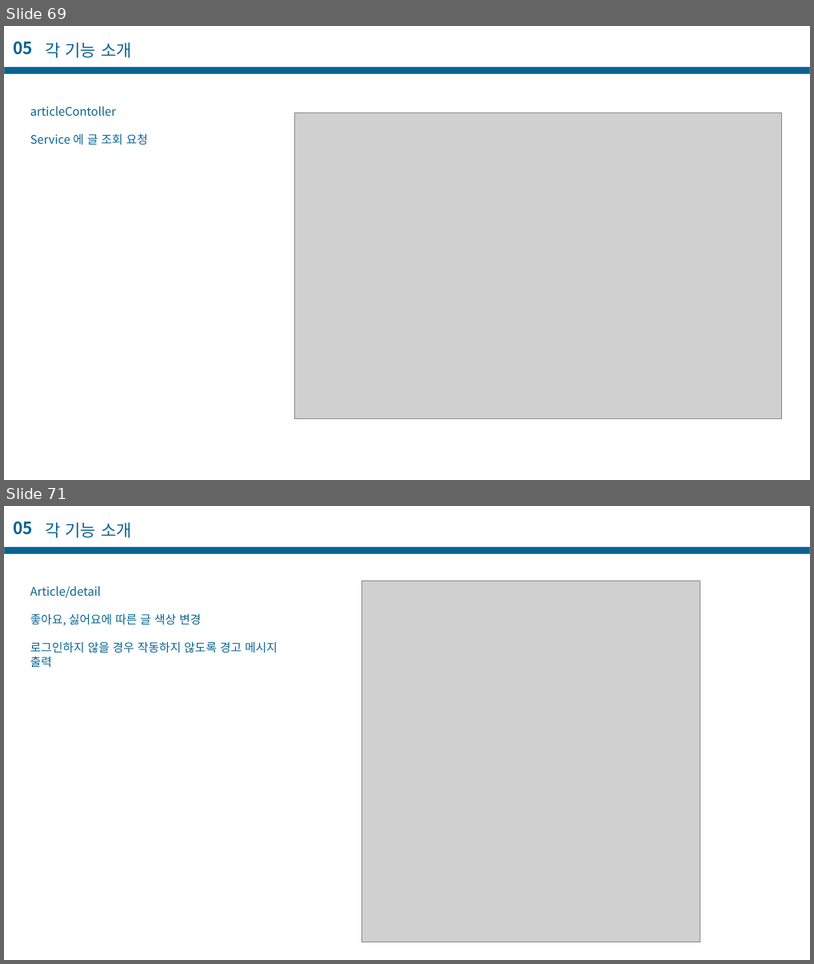
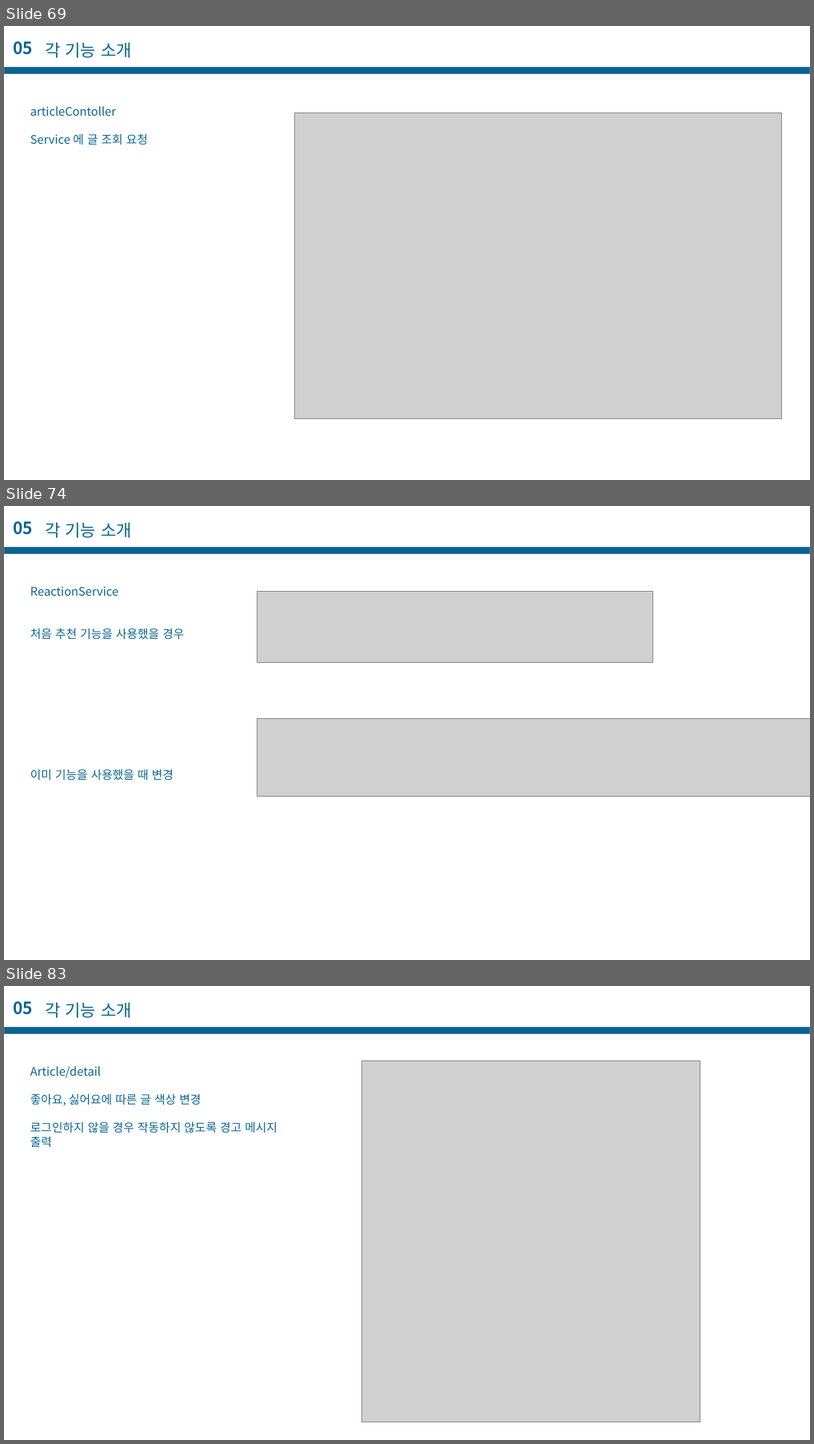
Before and after one commit to casatoo/EducationManager, a slide deck: 프로젝트 기술서.pptx. Shown one above the other, each under a label of ours: slides 69 and 71 before the commit, slides 69, 74 and 83 after it; the slides between them are not shown. The pictures are 814x964 and 814x1444 pixels, drawn with LibreOffice and Linux fonts; fonts in the diff are those of the drawing; grey boxes stand for pictures. Boxes give left, top, right and bottom in pixels: in the first picture for what was removed or moved away, otherwise in the second. Text is boxed around its words. In the diff, an @@ line names an element or a change of style, - is before the commit and + after.

```diff
--- a/프로젝트 기술서.pptx
+++ b/프로젝트 기술서.pptx
@@ slide 74 added at box(4, 506, 810, 960), background #FFFFFF @@
@@ text added at box(13, 521, 33, 535), 20 pt, text #086492, bold @@
+05
@@ text added at box(45, 522, 132, 538), 20 pt, text #086492 @@
+각 기능 소개
@@ rectangle added at box(4, 547, 810, 554), fill #086492, outline #43739E 1 pt @@
@@ text added at box(30, 586, 184, 780), 14 pt, text #086492 @@
+ReactionService
+처음 추천 기능을 사용했을 경우
+이미 기능을 사용했을 때 변경
@@ picture added at box(258, 592, 653, 663) @@
@@ picture added at box(258, 718, 810, 796) @@
@@ what was slide 71 is now slide 83 @@
```
Also in this commit, not shown: 5 slides changed, 8 other slides added, 5 other files.
